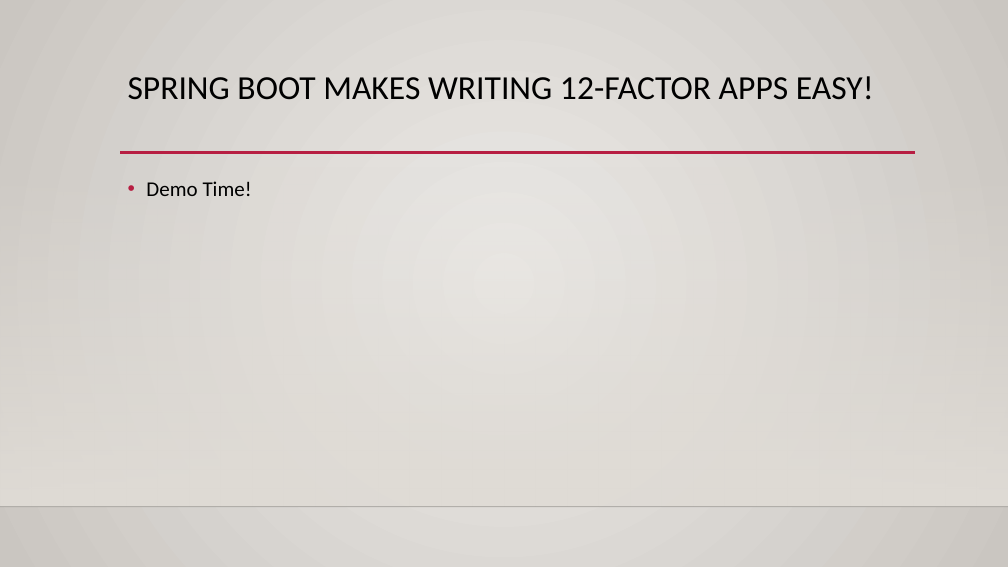
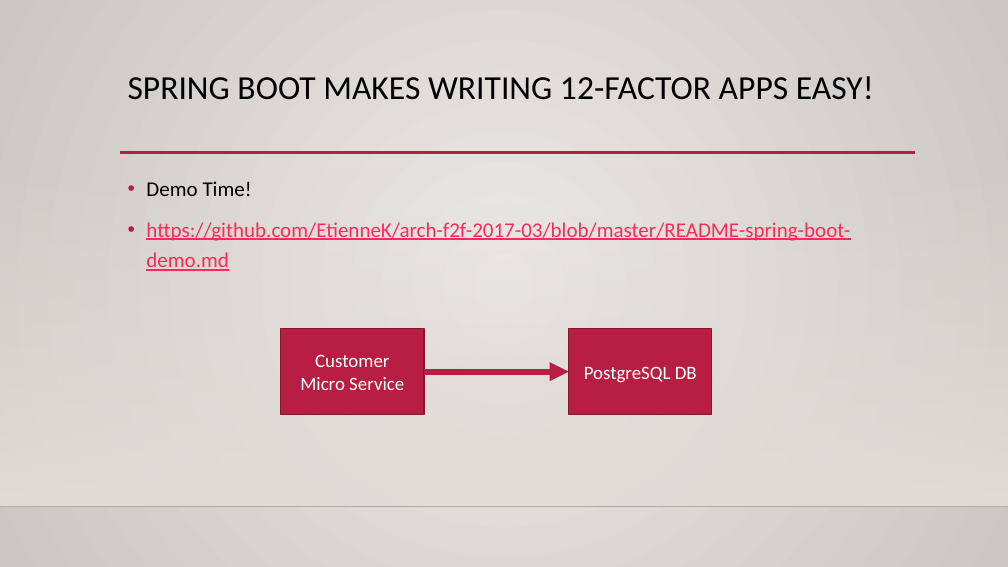
Before and after one commit to EtienneK/arch-f2f-2017-03, a slide deck: slide 12 of presentation.pptx. Drawn at 1008x567 pixels with LibreOffice and Linux fonts; fonts in the diff are those of the drawing; background and template pictures are left out. Boxes give left, top, right and bottom in pixels: in the first picture for what was removed or moved away, otherwise in the second. Text is boxed around its words. In the diff, an @@ line names an element or a change of style, - is before the commit and + after.

Commit message:
Updated presentation

```diff
--- a/presentation.pptx
+++ b/presentation.pptx
@@ text at <box>146,222,850,271</box>: paragraph added @@
+• https://github.com/EtienneK/arch-f2f-2017-03/blob/master/README-spring-boot-demo.md
@@ rectangle added at <box>281,329,423,415</box>, fill #B71E42, outline #871631 1.25 pt, 18 pt, text #FFFFFF @@
+Customer
+Micro Service
@@ rectangle added at <box>569,329,712,415</box>, fill #B71E42, outline #871631 1.25 pt, 18 pt, text #FFFFFF @@
+PostgreSQL DB
@@ arrow added from (424, 372) to (569, 372), #B71E42 6 pt @@
```
Also in this commit, not shown: 1 other slide changed, 3 other files.
